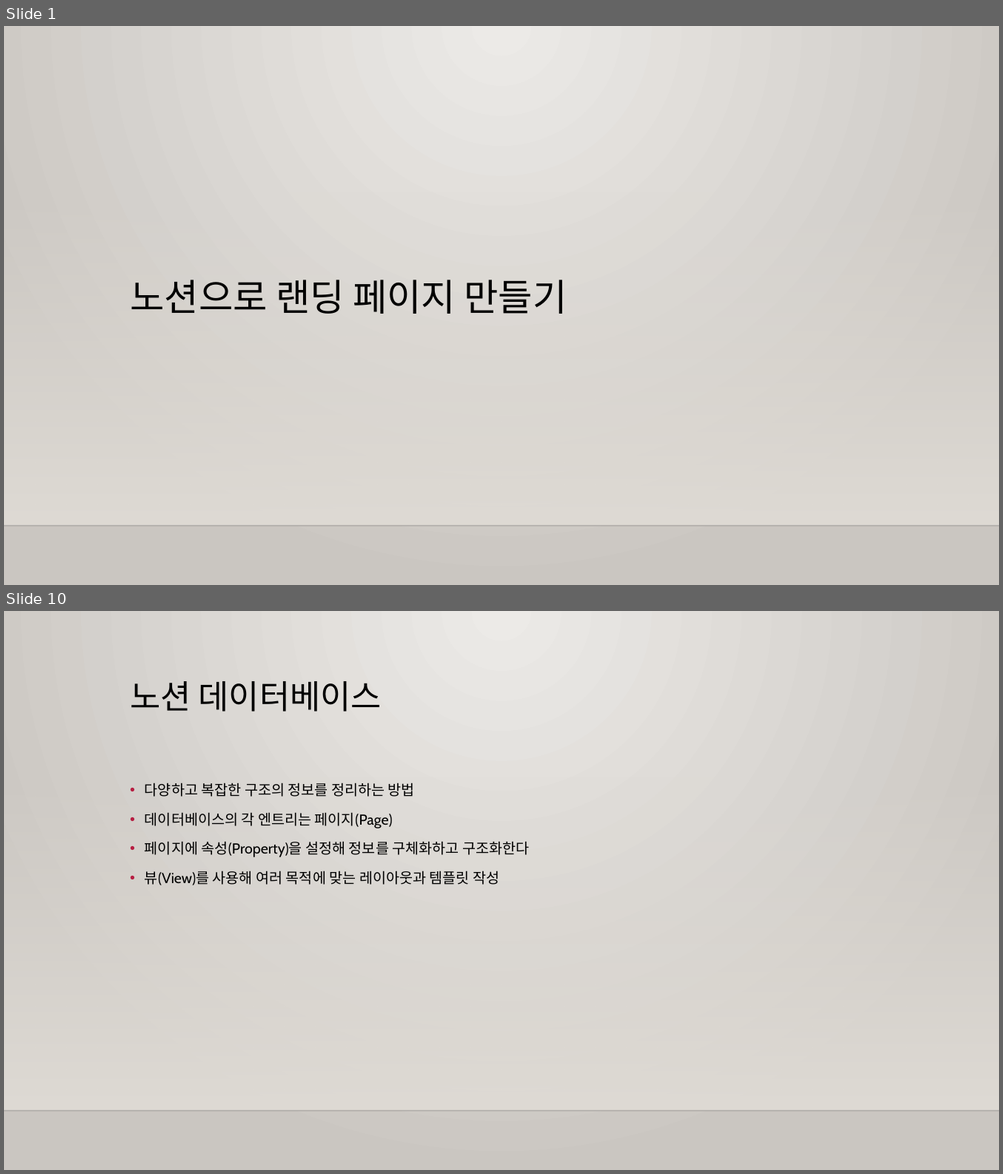
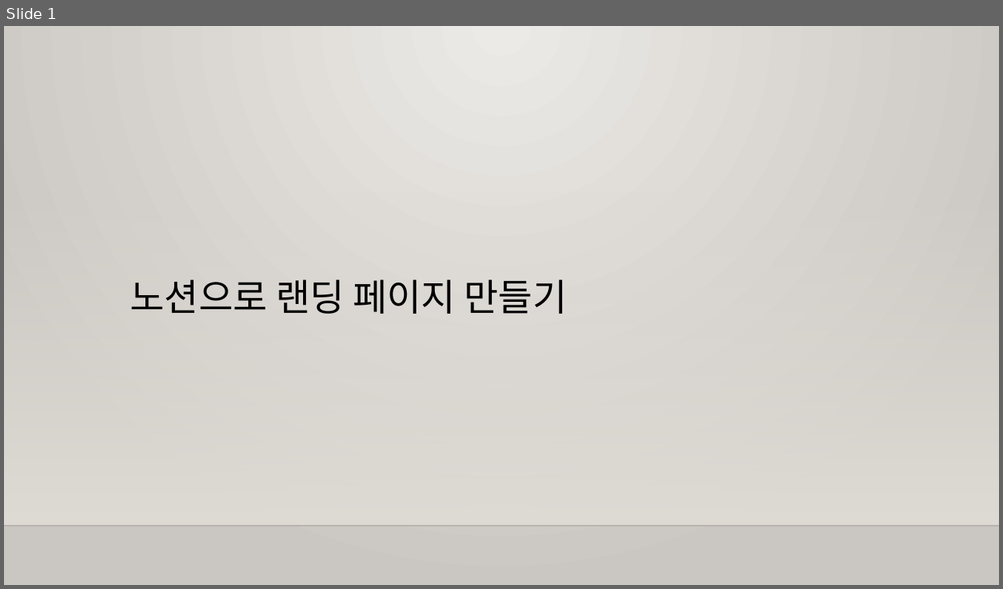
Before and after one commit to m00nlygreat/obsidian-vault, a slide deck: 노코드 엔지니어링/노션으로 랜딩페이지 만들기.pptx. Shown one above the other, each under a label of ours: slides 1 and 10 before the commit, slide 1 after it; the slides between them are not shown. The pictures are 1003x1174 and 1003x589 pixels, drawn with LibreOffice and Linux fonts; fonts in the diff are those of the drawing; background and template pictures are left out. Boxes give left, top, right and bottom in pixels: in the first picture for what was removed or moved away, otherwise in the second. Text is boxed around its words. In the diff, an @@ line names an element or a change of style, - is before the commit and + after.

Commit message:
백업 완료: 2023-11-25 04:05:16
Affected files:
.obsidian/workspace.json
노코드 엔지니어링/노션으로 랜딩페이지 만들기.md
노코드 엔지니어링/노션으로 랜딩페이지 만들기.pptx
노코드 엔지니어링/노코드 개론.pptx

```diff
--- a/노코드 엔지니어링/노션으로 랜딩페이지 만들기.pptx
+++ b/노코드 엔지니어링/노션으로 랜딩페이지 만들기.pptx
@@ slide 10 removed at (4,611,999,1170), background gradient #ECEAE7 to #CAC7C1; not listed: 2 template elements that a slide beside it also shows @@
@@ title removed at (130,681,381,712) @@
-노션 데이터베이스
@@ text removed at (145,783,529,886) @@
-• 다양하고 복잡한 구조의 정보를 정리하는 방법
-• 데이터베이스의 각 엔트리는 페이지(Page)
-• 페이지에 속성(Property)을 설정해 정보를 구체화하고 구조화한다
-• 뷰(View)를 사용해 여러 목적에 맞는 레이아웃과 템플릿 작성
```
Also in this commit, not shown: 7 slides changed, 17 slides added, 2 other slides removed, 3 other files.
